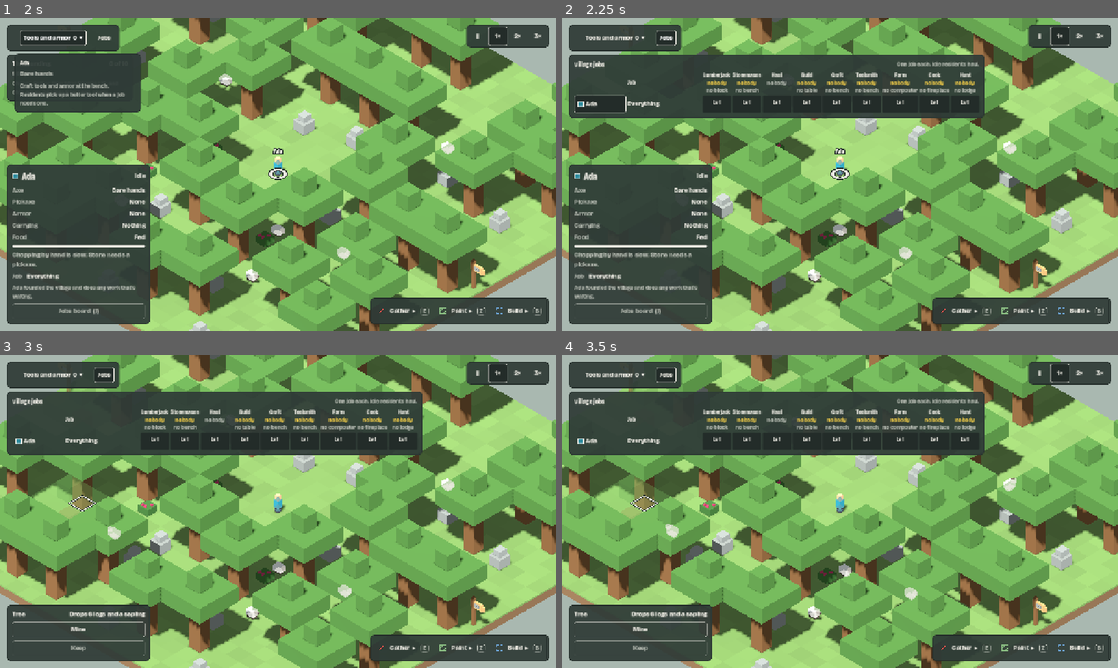
Above: before the commit, frames 1-4 (two rows, left to right).
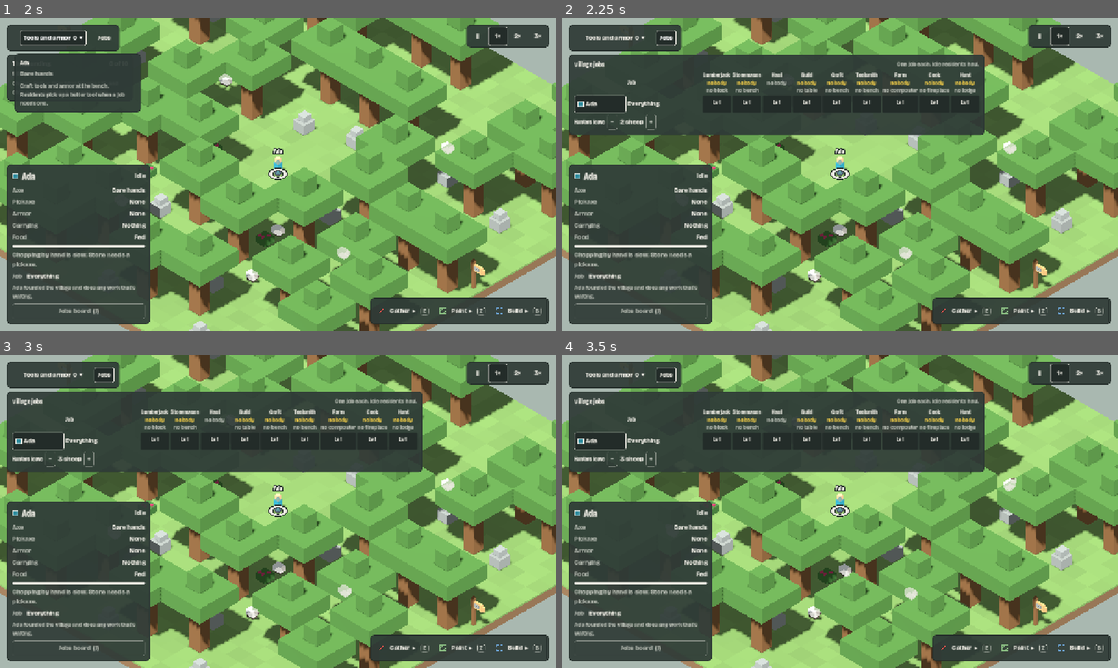
Above: after the commit, the same moments.

Repository: NerdyToddGerdy/mc_village
Game: Godot game, scene res://scenes/main.tscn
Same seed, same stepped clock (60 frames per second), same inputs: the game is played once before the commit and once after it.
Inputs (mouse positions are in pixels of both pictures, inside the frame that each line leads up to):
- Up to frame 1 (2 s): click "Play" at 0.5 s; click "Tools and armor 0 ▾" at 1.25 s
- Up to frame 2 (2.25 s): click "Jobs" at 2 s
- Up to frame 3 (3 s): click (88, 458) at 2.75 s, where only the run after the commit has a clickable "+"
- Up to frame 4 (3.5 s): no input

Frame 1 is identical in both runs. In frame 2, 3.9% of the frame differs, in the area x 1-76%, y 30-38%; in frame 3, 14%, in the area x 1-76%, y 10-95%; in frame 4, 14%.

Commit message:
Hunters hunt on their own down to a herd floor
A hunter with a claimed hunter's lodge hunts unmarked wild animals in
the village, nearest first, while more than the floor of that species
are left (2 to start). The jobs board's "Hunters leave" row sets each
species' floor. Marks come first and are hunted even below the floor;
penned animals and Ada never hunt on their own. The stuck list says
"Hunter: herd at its floor (2 sheep)", as waiting.

Saves go to v25: every species starts at the default floor.

Closes #183.

Co-Authored-By: Claude Opus 5.5 <noreply@anthropic.com>

Diff:
--- a/game/scenes/game.gd
+++ b/game/scenes/game.gd
@@ -1120,6 +1120,10 @@
 ## A workstation's keep-stock target (issue #177).
 func set_keep_stock(s: Dictionary, n: int) -> void:
 	sim.set_keep_stock(s, n)
+
+
+func set_herd_floor(species: String, n: int) -> void:
+	sim.set_herd_floor(species, n)
 
 
 func cancel_site(s: Dictionary) -> void:
--- a/game/sim/save_format.gd
+++ b/game/sim/save_format.gd
@@ -12,12 +12,19 @@
 ## 3. Add tests/fixtures/save_v<N>.save (made with tests/fixtures/make_save_fixture.gd) and a test
 ##    that loads it, alongside the older fixtures, which must keep loading.
 
-const VERSION := 24
+const VERSION := 25
 
 ## Version N -> the step that upgrades a version-N save to version N + 1. Each step takes the
 ## whole save Dictionary and returns it upgraded. Steps never need to set `v`; upgrade() does.
 static func upgrades() -> Dictionary:
-	return {1: _v1_to_v2, 2: _v2_to_v3, 3: _v3_to_v4, 4: _v4_to …(272 unchanged characters)… to_v22, 22: _v22_to_v23, 23: _v23_to_v24}
+	return {1: _v1_to_v2, 2: _v2_to_v3, 3: _v3_to_v4, 4: _v4_to …(272 unchanged characters)… to_v22, 22: _v22_to_v23, 23: _v23_to_v24, 24: _v24_to_v25}
+
+
+## v25: hunters hunt on their own down to a herd floor per species (issue #183). Every species starts at
+## the default floor, which an empty table means.
+static func _v24_to_v25(d: Dictionary) -> Dictionary:
+	d.state.herd_floor = {}
+	return d
 
 
 ## v24: a resident works their job only from a workstation they've claimed (issue #184). Finished
--- a/game/sim/sim.gd
+++ b/game/sim/sim.gd
@@ -62,6 +62,7 @@
 var arrival_at := -1
 var arrived := false
 var auto_craft := false      ## Unlocked when the first house is finished.
+var herd_floor := {}         ## Species -> how many wild animals hunters leave in the village (issue #183); unset is Tuning.HERD_FLOOR.
 ## The planned expedition (issues #106, #107), or {} when there's none. One at a time (#25):
 ##   {dest, board (site id), party: [resident ids], target: {item, n}, meals, picks,
 ##    policy: {target, full, low}, spend_return, state: "staging" or "out", packed: {item: n}, tools: [{type, dur}],
@@ -1187,6 +1188,33 @@
 	j.step(_goto([cell], true))
 	j.step({"op": "work", "what": "plant_tree", "cell": cell, "label": "Planting a sapling"})
 	return j
+
+
+## How many wild animals of a species hunters leave in the village (issue #183).
+func floor_of(species: String) -> int:
+	return herd_floor.get(species, Tuning.HERD_FLOOR)
+
+
+## Sets how many wild animals of a species hunters leave: they never hunt below it on their own.
+func set_herd_floor(species: String, n: int) -> void:
+	herd_floor[species] = maxi(0, n)
+	rev += 1
+
+
+## Wild animals on this map nobody has marked or claimed, by species. Penned ones don't count (issue #139).
+func free_herds() -> Dictionary:
+	var out := {}
+	for a in m.sheep:
+		if a.alive and a.get("pen", 0) == 0 and not a.des and a.claim == 0:
+			out[a.species] = out.get(a.species, 0) + 1
+	return out
+
+
+## The unmarked animals a hunter takes on their own (issue #183): wild ones of each species with more
+## than its floor left, so they never hunt the last ones.
+func auto_prey() -> Array:
+	var herds := free_herds()
+	return m.sheep.filter(func(a): return a.alive and a.get("pen", 0) == 0 and not a.des and a.claim == 0 and not _cooling(a) and herds.get(a.species, 0) > floor_of(a.species))
 
 
 ## Sets a workstation's keep-stock target: its gatherers stop once the village has this many.
@@ -2154,6 +2182,10 @@
 				var wj = _workstation_job(r, c)
 				if wj != null:
 					return wj
+			if r.role == "hunt" and m.kind == "village" and not claimed(r).is_empty():  # down to the herd floor (issue #183)
+				var prey := auto_prey()
+				if not prey.is_empty():
+					return _tagged(_hunt_job(r, nearest(prey, c)), "hunt")
 		"haul":
 			if not jobs.has("haul"):
 				return null
@@ -3106,6 +3138,12 @@
 	for r in here():
 		if r.role == "mason" and r.pick == null and not any_pick and not r.broken.pick:
 			_add_stuck(r.name, "Stonemason: no pickaxe", r.pos + Vector2(0.5, 0.5), 1.6, "res", r.id)
+		if r.role == "hunt" and m.kind == "village" and not claimed(r).is_empty() and auto_prey().is_empty() and not m.sheep.any(func(a): return a.alive and a.des):
+			var herds := free_herds()
+			var left: Array = []
+			for sp in herds:
+				left.append("%d %s" % [herds[sp], Defs.SPECIES[sp].one if herds[sp] == 1 else Defs.SPECIES[sp].many])
+			_add_stuck(r.name, "Hunter: herd at its floor (%s)" % ", ".join(left) if not left.is_empty() else "Hunter: no animals to hunt", r.pos + Vector2(0.5, 0.5), 1.6, "res", r.id, false, true)
 		if needs_station(r) and m.kind == "village":  # issue #184: they haul till there's one
 			_add_stuck(r.name, "Build a %s to start work" % Defs.TEMPLATES[Defs.JOB_STATIONS[r.role]].name.to_lower(), r.pos + Vector2(0.5, 0.5), 1.6, "res", r.id)
 
@@ -5596,7 +5634,7 @@
 		maps_out[id] = maps[id].save()
 	return {"tick": tick, "next_id": next_id, "maps": maps_out, "residents": res_out,
 		"stats": stats.duplicate(), "arrival_at": arrival_at, "arrived": arrived, "auto_craft": auto_craft,
-		"rng_state": rng.state, "seed": seed,
+		"herd_floor": herd_floor.duplicate(), "rng_state": rng.state, "seed": seed,
 		"expedition": expedition.duplicate(true), "pending": pending.duplicate(true), "cart": cart.duplicate(true)}
 
 
@@ -5617,6 +5655,7 @@
 	s.arrival_at = d.arrival_at
 	s.arrived = d.arrived
 	s.auto_craft = d.auto_craft
+	s.herd_floor = d.herd_floor.duplicate()
 	# Bushes added to older saves (v7) may sit where something now stands; drop those.
 	s.bushes = s.bushes.filter(func(b):
 		for o in s.trees + s.boulders:
--- a/game/sim/tuning.gd
+++ b/game/sim/tuning.gd
@@ -107,6 +107,7 @@
 const WORK_STORE := 20                  ## Logs or cobblestone a workstation's pile holds.
 const KEEP_STOCK := 20                  ## A new workstation's keep-stock target: gatherers stop once the village has this many.
 const KEEP_STEP := 5                    ## The keep-stock target's step in the workstation's panel.
+const HERD_FLOOR := 2                   ## Wild animals of each species hunters leave in the village (issue #183), until changed on the jobs board.
 const SAPLINGS := 1                     ## Saplings a felled tree drops.
 const SAPLING_EXTRA := 0.3              ## Chance a felled tree drops one more.
 const SAPLING_GROW := 300.0             ## Seconds from planting a sapling to a full tree.
--- a/game/tests/fixtures/make_save_fixture.gd
+++ b/game/tests/fixtures/make_save_fixture.gd
@@ -242,6 +242,8 @@
 			quit(1)
 			return
 		sim.events.clear()
+	if SaveFormat.VERSION >= 25:  # the village keeps 4 sheep from its hunters (#183)
+		sim.set_herd_floor("sheep", 4)
 	var path := "res://tests/fixtures/save_v%d.save" % SaveFormat.VERSION
 	var data := {"summary": Goals.progress_text(sim), "tick": sim.tick, "saved_at": 1792440000,
 		"state": sim.save_state(), "camera": camera, "speed": 1}
--- a/game/tests/game_test.gd
+++ b/game/tests/game_test.gd
@@ -704,6 +704,15 @@
 	check(_walk(hud._board).filter(func(n): return n.has_meta("cell") and not n.is_queued_for_deletion()).size() == Defs.JOBS.size() * sim.residents.size(), "a level cell per resident and job")
 	var nobody: Array = _walk(hud._board).filter(func(n): return n is Label and n.text == "nobody" and not n.is_queued_for_deletion())
 	check(nobody.filter(func(l): return l.get_theme_color("font_color") == Palette.YELLOW).size() == Defs.JOBS.size() - 2, "the jobs nobody has say so in yellow, Haul and Farm aside (%d)" % nobody.size())
+	# Herd floors (issue #183): how many wild sheep hunters leave, with a stepper
+	var floor_lbl := func() -> Label:
+		return _walk(hud._board).filter(func(n): return n is Label and n.text.ends_with(" sheep") and n.get_parent() is HBoxContainer and not n.is_queued_for_deletion()).front()
+	check(_walk(hud._board).any(func(n): return n is Label and n.text == "Hunters leave") and floor_lbl.call().text == "%d sheep" % Tuning.HERD_FLOOR, "the board shows how many sheep hunters leave (%s)" % floor_lbl.call().text)
+	var plus: Button = floor_lbl.call().get_parent().get_child(floor_lbl.call().get_index() + 1)
+	plus.pressed.emit()
+	hud.refresh(sim)
+	await process_frame
+	check(sim.floor_of("sheep") == Tuning.HERD_FLOOR + 1 and floor_lbl.call().text == "%d sheep" % (Tuning.HERD_FLOOR + 1), "+ leaves one more")
 	var pick := func() -> Button:
 		return _walk(hud._board).filter(func(n): return n is Button and n.get_meta("label", "") == "Job: Tomas" and not n.is_queued_for_deletion()).front()
 	check(pick.call().text.begins_with("Farmer, level 1 (no composter)"), "Tomas's row shows his job and level, and that he has no composter (%s)" % pick.call().text)
--- a/game/tests/run_tests.gd
+++ b/game/tests/run_tests.gd
@@ -80,6 +80,7 @@
 		"test_lumberjacks_and_stonemasons",
 		"test_saplings_and_replanting",
 		"test_jobs_need_their_workstation",
+		"test_hunters_keep_a_herd_floor",
 	]
 	var only := Array(OS.get_cmdline_user_args())
 	if not only.is_empty():
@@ -3049,6 +3050,55 @@
 
 # ---------------------------------------------------------------- workstations claimed (issue #184)
 
+func test_hunters_keep_a_herd_floor() -> void:
+	var sim := Sim.new_game()
+	var ada: Dictionary = sim.residents[0]
+	var wild := func() -> int: return sim.sheep.filter(func(a): return a.alive and a.get("pen", 0) == 0).size()
+	var flock: int = wild.call()
+	run(sim, 30)
+	check(wild.call() == flock, "Ada never hunts on her own (%d sheep)" % flock)
+	var tomas := sim.add_resident("Tomas", Sim.TRAVELERS[0][1], sim.nearest_walkable(Sim.rcell(ada) + Vector2i(2, 0)))
+	sim.set_role(tomas, "hunt")
+	run(sim, 20)
+	check(wild.call() == flock, "a hunter with no lodge doesn't hunt")
+	var lodge := give_station(sim, tomas)
+	check(is_same(sim.claimed(tomas), lodge), "Tomas claims the hunter's lodge")
+	check(sim.floor_of("sheep") == Tuning.HERD_FLOOR, "the herd floor starts at %d" % Tuning.HERD_FLOOR)
+	var keep := flock - 2
+	sim.set_herd_floor("sheep", keep)
+	run(sim, 150)
+	check(wild.call() == keep, "he hunts on his own down to the floor and no further (%d of %d left, floor %d)" % [wild.call(), flock, keep])
+	sim.compute_stuck()
+	check(stuck_text(sim).contains("Tomas: Hunter: herd at its floor (%d sheep)" % keep) and sim.stuck.any(func(x): return x.why.begins_with("Hunter: herd") and x.waiting), "the stuck list says the herd is at its floor, waiting: " + stuck_text(sim))
+	# Marks come first, and a marked animal is hunted even below the floor.
+	ada.away = true  # off at the meadow, so the marks are Tomas's
+	ada.back_at = 1 << 30
+	var near: Dictionary = Sim.nearest(sim.sheep.filter(func(a): return a.alive), Sim.rcell(tomas))
+	var far: Dictionary = sim.sheep.filter(func(a): return a.alive and not is_same(a, near)).reduce(func(best, a): return a if Sim.manhattan(a.cell, Sim.rcell(tomas)) > Sim.manhattan(best.cell, Sim.rcell(tomas)) else best)
+	sim.set_herd_floor("sheep", 0)
+	far.des = true
+	sim.fail_job(tomas)
+	var first = null
+	for i in 10 * Tuning.TPS:
+		sim.step()
+		if tomas.job != null and tomas.job.work == "hunt":
+			first = tomas.job.target
+			break
+	check(first != null and is_same(first, far), "with the floor lowered, he hunts the marked sheep before a nearer unmarked one")
+	sim.set_herd_floor("sheep", 50)
+	var before: int = wild.call()
+	var other: Dictionary = sim.sheep.filter(func(a): return a.alive and not a.des and a.claim == 0)[0]
+	other.des = true
+	run(sim, 60)
+	check(not other.alive and wild.call() < before, "a marked sheep is hunted even at the floor")
+	sim.set_herd_floor("sheep", -3)
+	check(sim.floor_of("sheep") == 0, "the floor never goes below 0")
+	# Saved with the game.
+	sim.set_herd_floor("cow", 5)
+	var back := Sim.from_state(str_to_var(var_to_str(sim.save_state())))
+	check(back.floor_of("cow") == 5 and back.floor_of("pig") == Tuning.HERD_FLOOR, "herd floors are saved, unset ones at the default")
+
+
 func test_jobs_need_their_workstation() -> void:
 	var sim := Sim.new_game()
 	var ada: Dictionary = sim.residents[0]
--- a/game/view/hud.gd
+++ b/game/view/hud.gd
@@ -1534,6 +1534,8 @@
 	var sig := "%s|%s|%d|%s" % [game.selection, _keys_sig, _job_for, _stations_sig(sim)]
 	for r in sim.residents:
 		sig += "%d%s%s%s%s%s;" % [r.id, r.name, r.role, r.jobs, r.away, r.map]
+	var herds := _wild_herds(sim)
+	sig += "|%s|%s" % [herds, sim.herd_floor]
 	_rebuild(_board, sig, func(c: Container) -> void:
 		var head := HBoxContainer.new()
 		var title := _label("Village jobs", true, Palette.CHALK, Palette.HEADING)
@@ -1587,7 +1589,43 @@
 			grid.add_child(pick)
 			for jb in Defs.JOBS:
 				grid.add_child(_board_cell(r, jb))
-		c.add_child(grid))
+		c.add_child(grid)
+		_add_herd_floors(c, sim, herds))
+
+
+## Wild animals in the village by species, penned ones aside (issue #139).
+func _wild_herds(sim: Sim) -> Dictionary:
+	var out := {}
+	for a in sim.maps.village.sheep:
+		if a.alive and a.get("pen", 0) == 0:
+			out[a.species] = out.get(a.species, 0) + 1
+	return out
+
+
+## The jobs board's herd floors (issue #183): how many of each wild species hunters leave, with a stepper.
+func _add_herd_floors(c: Container, sim: Sim, herds: Dictionary) -> void:
+	if herds.is_empty():
+		return
+	var row := HBoxContainer.new()
+	row.add_theme_constant_override("separation", 6)
+	row.add_child(_label("Hunters leave", true, Palette.CHALK, Palette.BODY))
+	for sp in Defs.SPECIES:
+		if not herds.has(sp):
+			continue
+		var sd: Dictionary = Defs.SPECIES[sp]
+		var n := sim.floor_of(sp)
+		var less := _button("−", func(): game.set_herd_floor(sp, n - 1), "Secondary")
+		less.disabled = n <= 0
+		less.tooltip_text = "Leave one fewer %s" % sd.one
+		row.add_child(less)
+		var lbl := _label("%d %s" % [n, sd.one if n == 1 else sd.many], false, Palette.CHALK, Palette.BODY)
+		lbl.tooltip_text = "Hunters hunt %s on their own until %d %s left (%d now). Marked ones are hunted anyway." % [sd.many, n, "is" if n == 1 else "are", herds[sp]]
+		lbl.mouse_filter = Control.MOUSE_FILTER_STOP
+		row.add_child(lbl)
+		var more := _button("+", func(): game.set_herd_floor(sp, n + 1), "Secondary")
+		more.tooltip_text = "Leave one more %s" % sd.one
+		row.add_child(more)
+	c.add_child(row)
 
 
 ## A resident's level in a job on the board, with a tick of progress to the next; lit for their job.
Not shown, changed: docs/how-to-play.md
Not shown, added: game/tests/fixtures/save_v25.save
Not shown, changed: slice-2-spec.md
